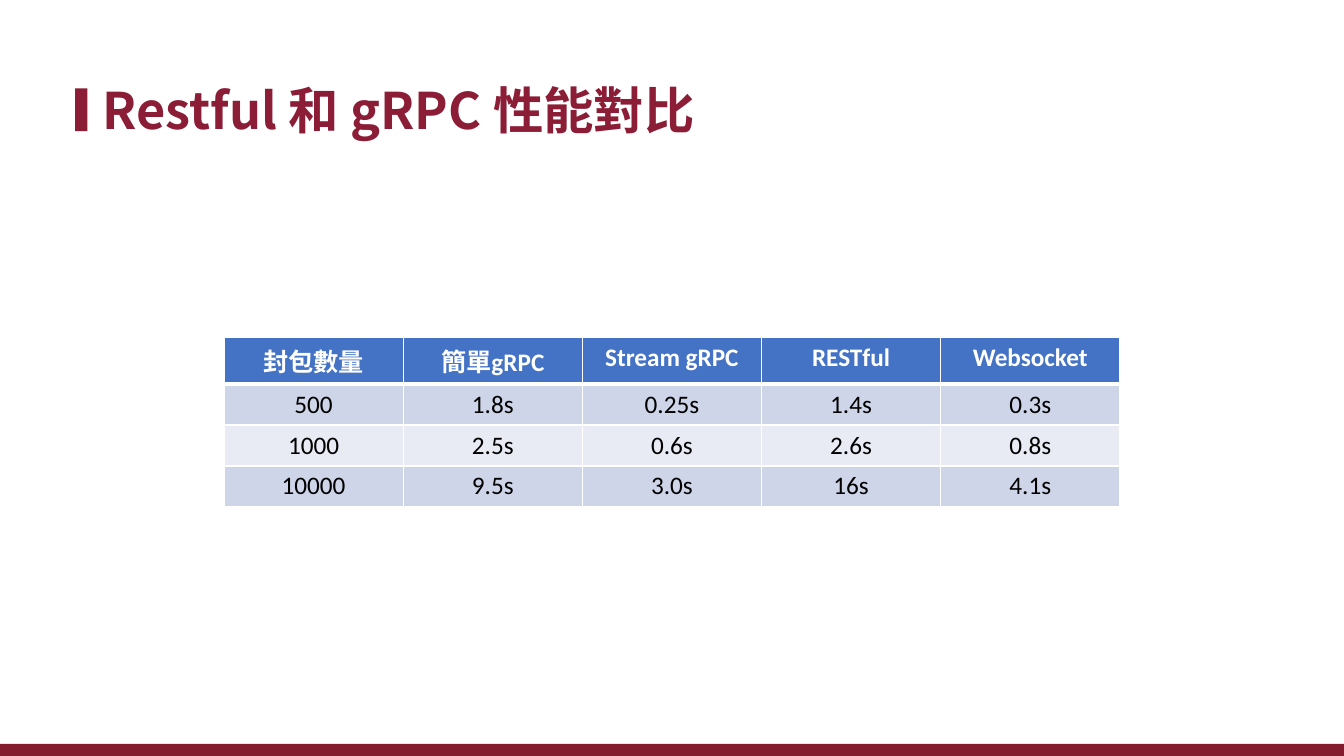
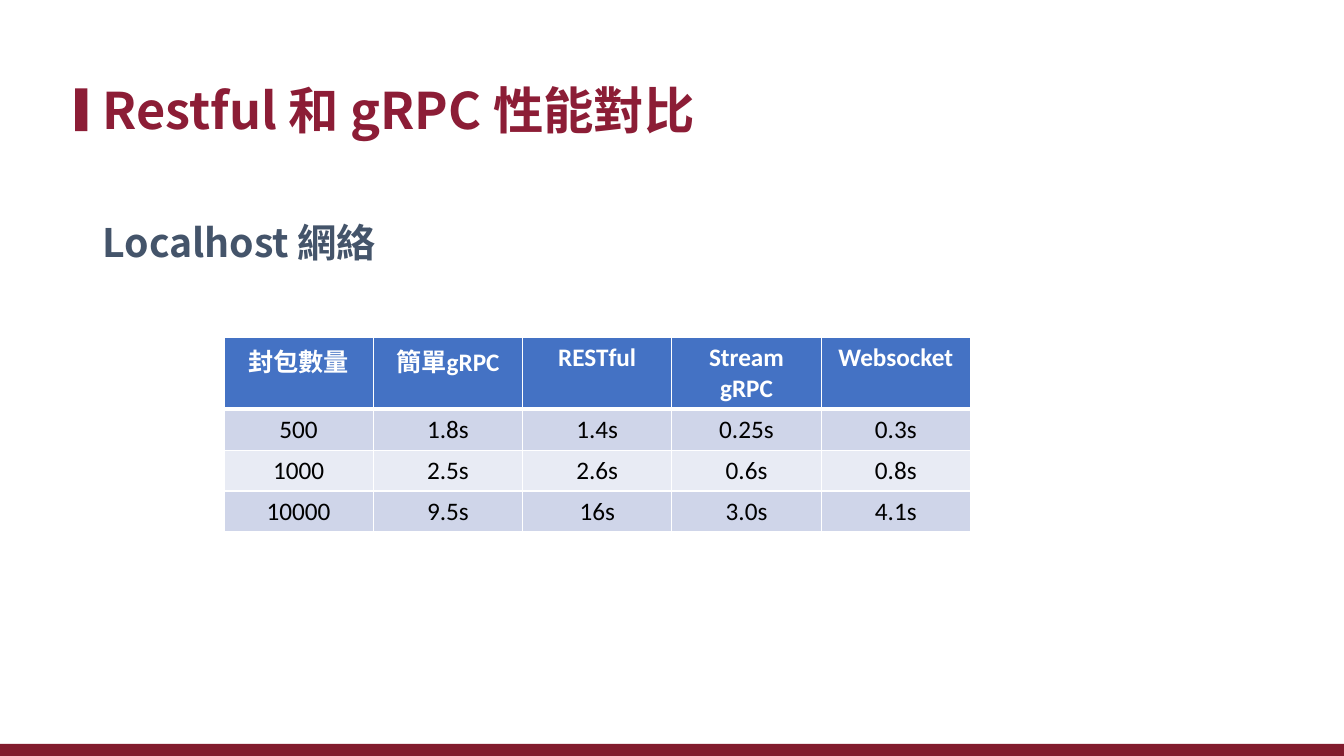
Before and after one commit to xiauchen/5__gRPC, a slide deck: slide 35 of 空白PPT.pptx (slide 33 before the commit). Drawn at 1344x756 pixels with LibreOffice and Linux fonts; fonts in the diff are those of the drawing; background and template pictures are left out. Boxes give left, top, right and bottom in pixels: in the first picture for what was removed or moved away, otherwise in the second. Text is boxed around its words. In the diff, an @@ line names an element or a change of style, - is before the commit and + after.

Commit message:
2/13 v1

```diff
--- a/空白PPT.pptx
+++ b/空白PPT.pptx
@@ text added at (102, 223, 376, 261), 28 pt, text #44546A, bold @@
+Localhost 網絡
@@ table at (224, 338, 970, 531) @@
-row 1, column 3: Stream gRPC
+row 1, column 3: RESTful
-row 1, column 4: RESTful
+row 1, column 4: Stream gRPC
-row 2, column 3: 0.25s
+row 2, column 3: 1.4s
-row 2, column 4: 1.4s
+row 2, column 4: 0.25s
-row 3, column 3: 0.6s
+row 3, column 3: 2.6s
-row 3, column 4: 2.6s
+row 3, column 4: 0.6s
-row 4, column 3: 3.0s
+row 4, column 3: 16s
-row 4, column 4: 16s
+row 4, column 4: 3.0s
@@ table: place and size @@
-table at (224, 338, 1121, 501)
+table at (224, 338, 970, 531)
```
Also in this commit, not shown: 11 other slides changed, 8 slides added, 4 slides removed.
